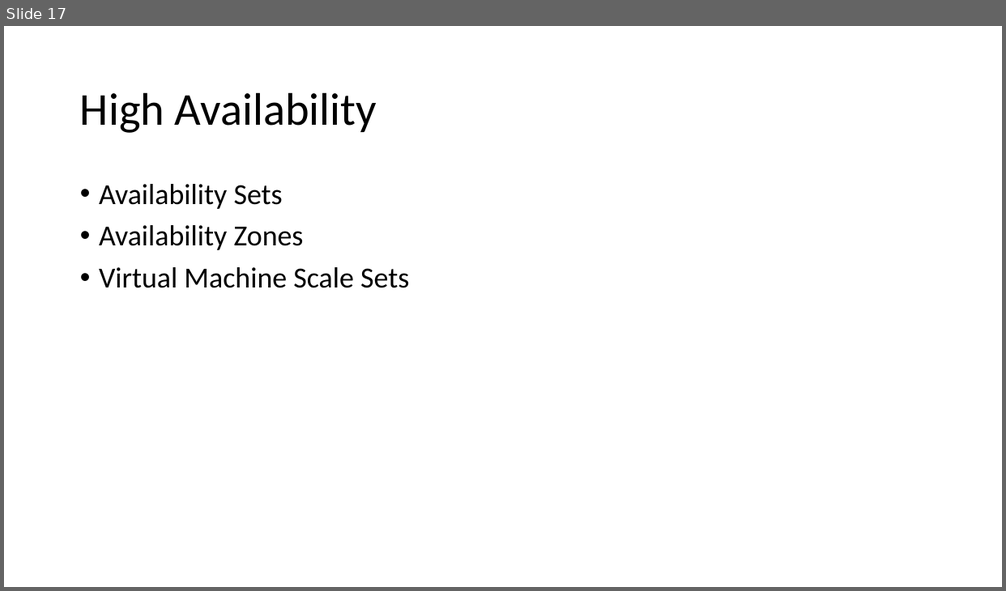
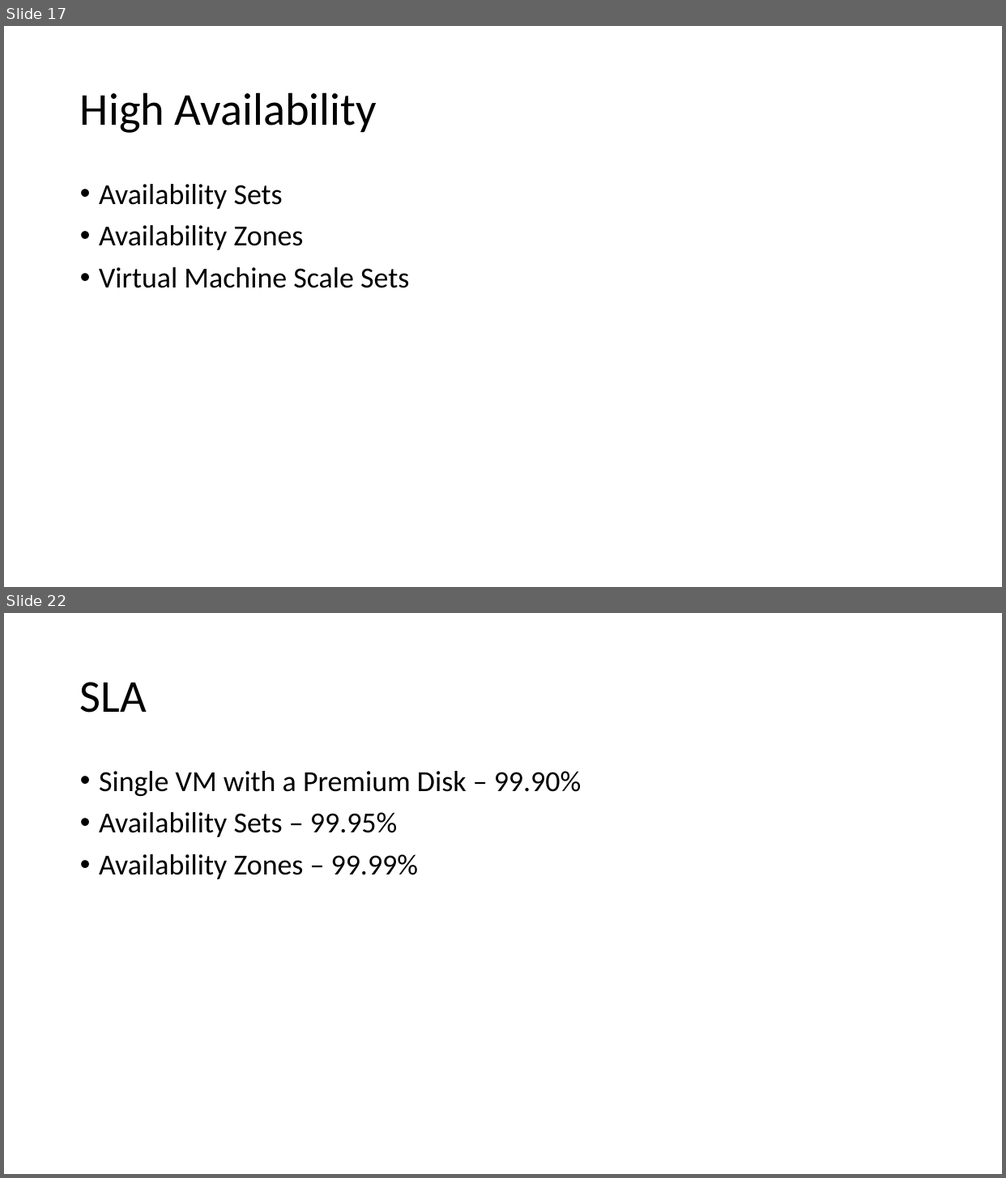
Before and after one commit to aswini-roy/Az104-D, a slide deck: Azure Virtual Machines.pptx. Shown one above the other, each under a label of ours: slide 17 before the commit, slides 17 and 22 after it; the slides between them are not shown. The pictures are 1006x591 and 1006x1178 pixels, drawn with LibreOffice and Linux fonts; fonts in the diff are those of the drawing. Boxes give left, top, right and bottom in pixels: in the first picture for what was removed or moved away, otherwise in the second. Text is boxed around its words. In the diff, an @@ line names an element or a change of style, - is before the commit and + after.

```diff
--- a/Azure Virtual Machines.pptx
+++ b/Azure Virtual Machines.pptx
@@ slide 22 added at (4, 613, 1002, 1174), background #FFFFFF @@
@@ title added at (80, 682, 147, 713), 44 pt, text #000000 @@
+SLA
@@ text added at (99, 771, 581, 879), 28 pt, text #000000 @@
+• Single VM with a Premium Disk – 99.90%
+• Availability Sets – 99.95%
+• Availability Zones – 99.99%
```
Also in this commit, not shown: 8 other slides added.
